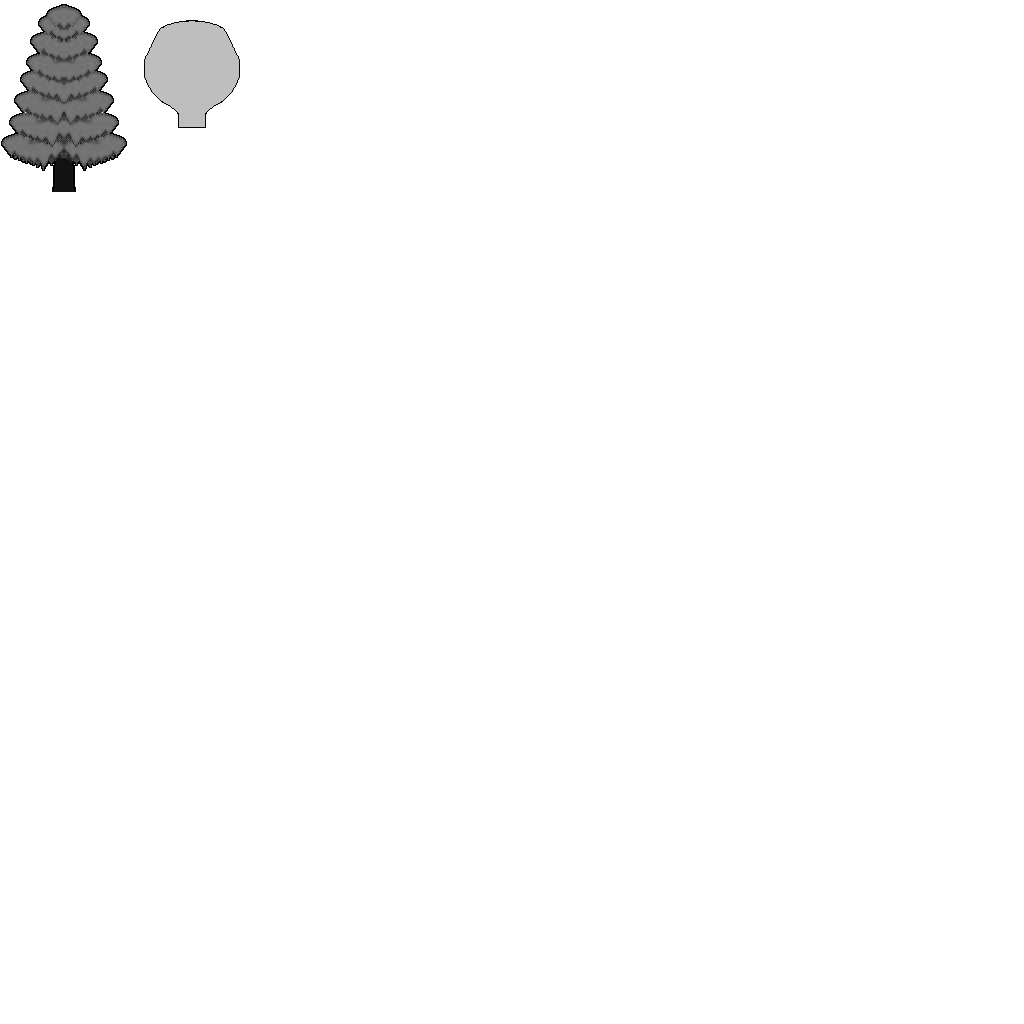
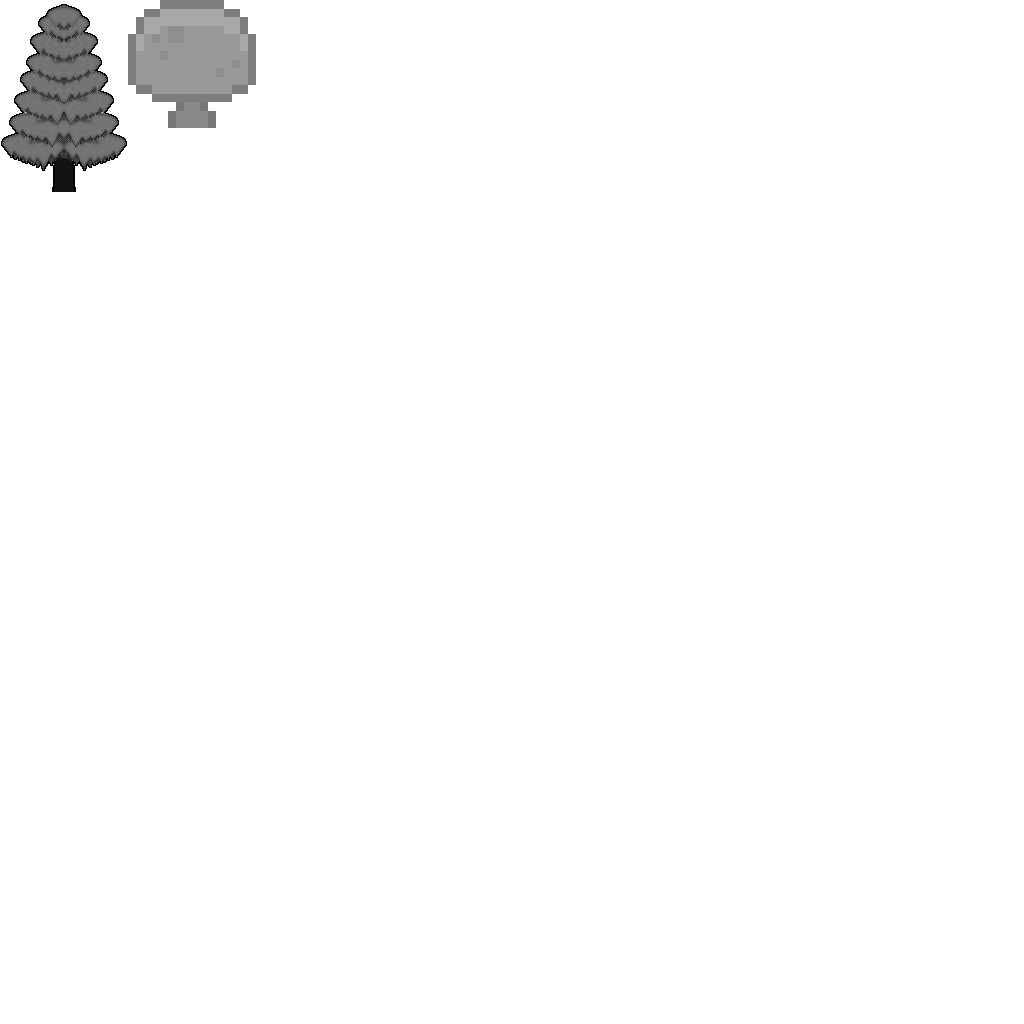
Before/after of a 1024×1024 layered artwork. What changed in the layer stack:
added layer "Pasted Layer" above "Layer #1" over [128, 0, 256, 128]
hid "Layer #1" over [144, 20, 240, 128]
